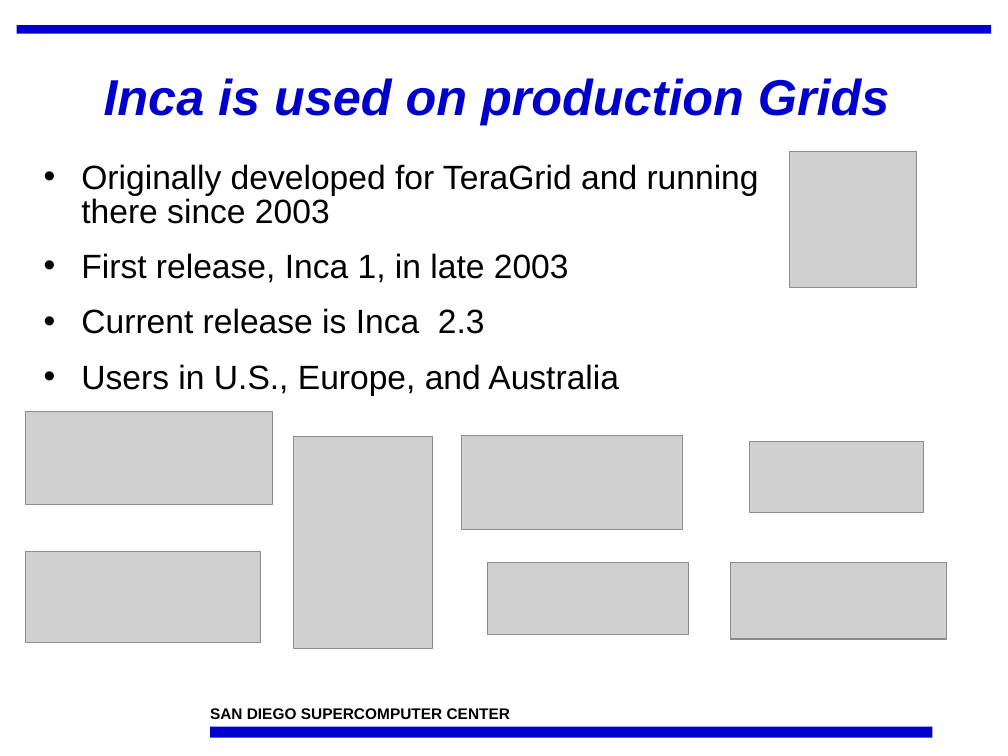
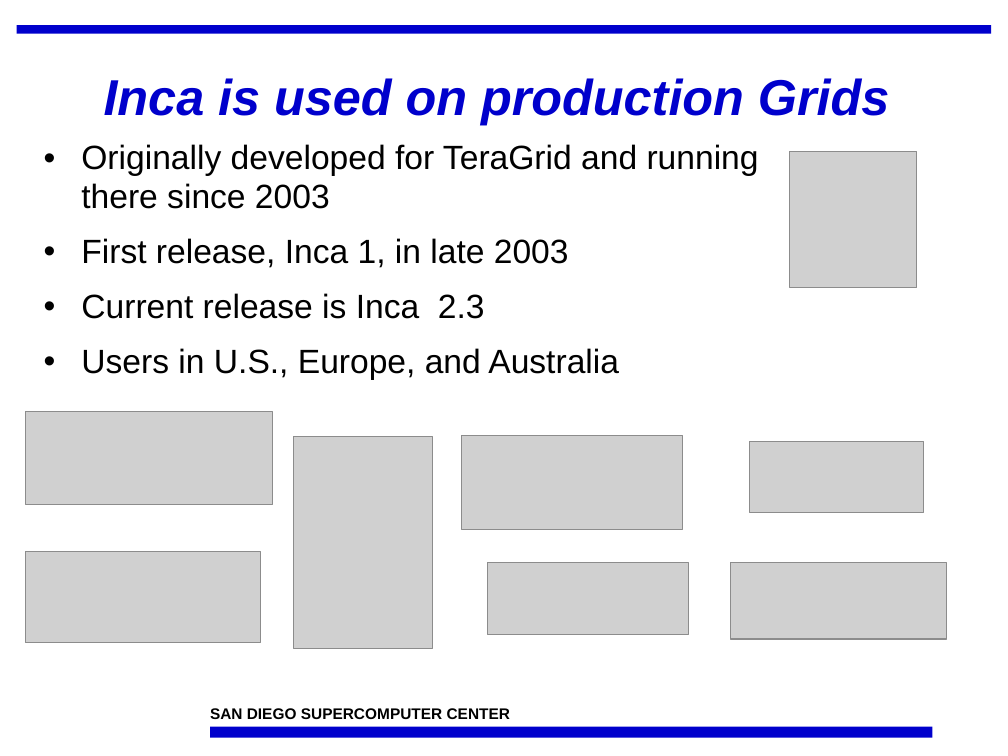
Before and after one commit to IncaProject/inca-xsede, a slide deck: slide 3 of talks/inca-nsf_02-08.ppt. Drawn at 1008x756 pixels with LibreOffice and Linux fonts; fonts in the diff are those of the drawing; grey boxes stand for pictures; background and template pictures are left out. Boxes give left, top, right and bottom in pixels: in the first picture for what was removed or moved away, otherwise in the second. Text is boxed around its words. In the diff, an @@ line names an element or a change of style, - is before the commit and + after.

```diff
--- a/talks/inca-nsf_02-08.ppt
+++ b/talks/inca-nsf_02-08.ppt
@@ text "Originally developed for TeraGrid and ...": place and size @@
-text "Originally developed for TeraGrid and ..." at [81,164,759,396]
+text "Originally developed for TeraGrid and ..." at [81,144,759,380]
@@ text "Originally developed for TeraGrid and ..." at [81,144,759,380]: line spacing 0.85 to 0.95; less space between paragraphs @@
```
Also in this commit, not shown: 2 other slides changed, 1 slide removed.
